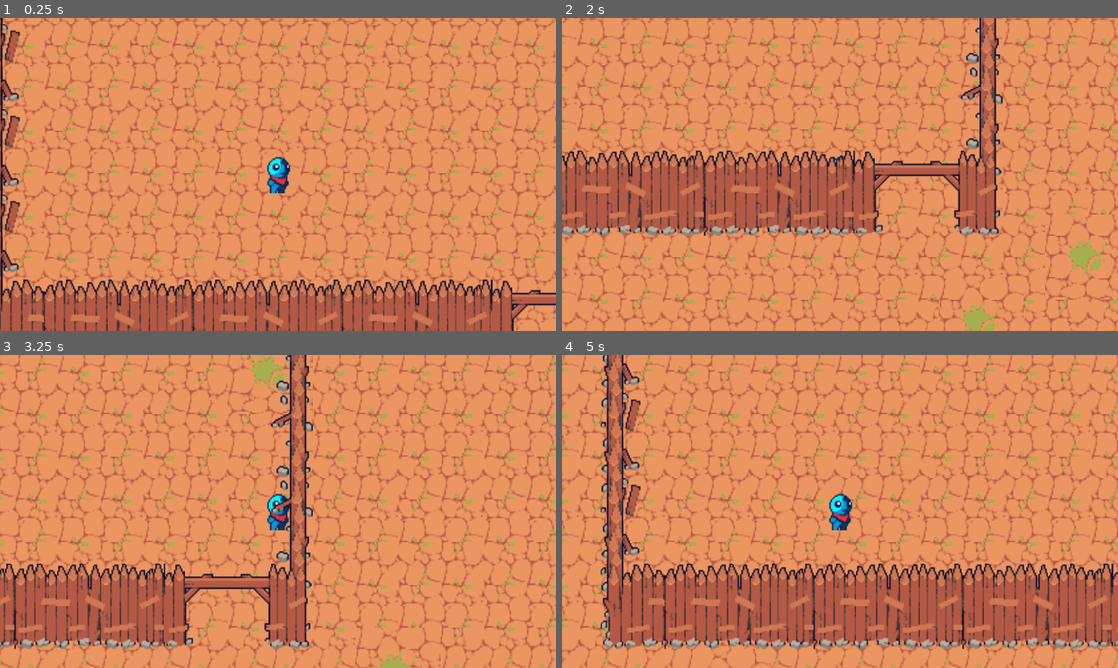
Above: before the commit, frames 1-4 (two rows, left to right).
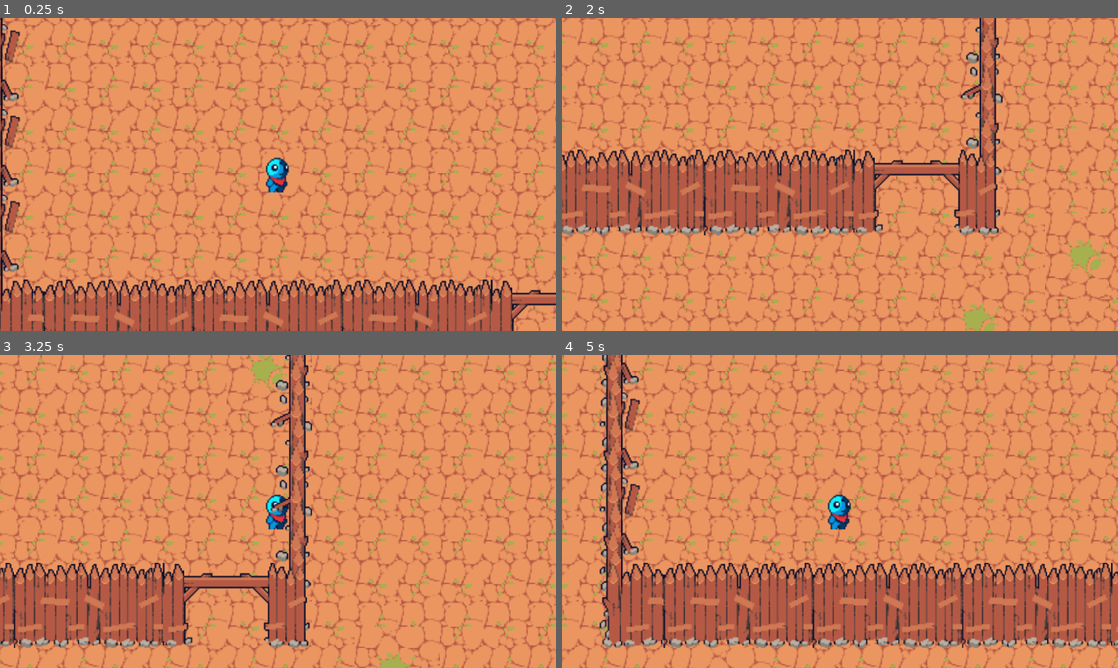
Above: after the commit, the same moments.

Repository: RoguePiranha/Roguelite-Project
Game: Godot game, scene res://Scenes/MainScene.tscn
Two runs of this game, one before a commit and one after it. Both use one fixed random seed, a clock stepped at 60 frames per second and the inputs below.
Inputs:
- Up to frame 1 (0.25 s): no input
- Up to frame 2 (2 s): tap Enter at 0.5 s; hold Right (ui_right) 0.53-1.28 s; hold Down (ui_down) from 1.28 s (still down)
- Up to frame 3 (3.25 s): release Down (ui_down) at 2.03 s; hold Right (ui_right) 2.03-2.78 s; hold Up (ui_up) from 2.78 s (still down)
- Up to frame 4 (5 s): tap Space at 3.5 s; release Up (ui_up) at 3.53 s; hold Left (ui_left) from 3.53 s (still down)

The runs differ from the first frame. In frame 1, 0.3% of the frame differs, in the area x 47-53%, y 44-56%; in frame 2, 4.5%; in frame 3, 11%; in frame 4, 14%, in the area x 0-100%, y 0-100%.

Commit message:
updated UI and added fira code font

Diff:
--- /dev/null
+++ b/Game Files/unnamedroguelike/Assets/LabelSettings/HP_Label.tres
@@ -0,0 +1,8 @@
+[gd_resource type="LabelSettings" load_steps=2 format=3 uid="uid://6a8ty4ieh617"]
+
+[ext_resource type="FontFile" uid="uid://ch1f4c4cvs1uw" path="res://Fonts/FiraCode-Regular.ttf" id="1_iosyc"]
+
+[resource]
+font = ExtResource("1_iosyc")
+font_size = 20
+font_color = Color(0.820775, 0, 0.0685057, 1)
--- /dev/null
+++ b/Game Files/unnamedroguelike/Assets/LabelSettings/MP_Label.tres
@@ -0,0 +1,8 @@
+[gd_resource type="LabelSettings" load_steps=2 format=3 uid="uid://cj2nogx4w6ft6"]
+
+[ext_resource type="FontFile" uid="uid://ch1f4c4cvs1uw" path="res://Fonts/FiraCode-Regular.ttf" id="1_pys4f"]
+
+[resource]
+font = ExtResource("1_pys4f")
+font_size = 20
+font_color = Color(0, 0, 0.729412, 1)
--- /dev/null
+++ b/Game Files/unnamedroguelike/Assets/LabelSettings/inventory_label_settings.tres
@@ -0,0 +1,9 @@
+[gd_resource type="LabelSettings" load_steps=2 format=3 uid="uid://dfr665dtxuhfj"]
+
+[ext_resource type="FontFile" uid="uid://ch1f4c4cvs1uw" path="res://Fonts/FiraCode-Regular.ttf" id="1_4j4vx"]
+
+[resource]
+font = ExtResource("1_4j4vx")
+font_size = 40
+outline_size = 16
+outline_color = Color(0, 0, 0, 1)
--- a/Game Files/unnamedroguelike/Scenes/MainScene.tscn
+++ b/Game Files/unnamedroguelike/Scenes/MainScene.tscn
@@ -342,6 +342,3 @@
 
 [node name="Player" parent="." instance=ExtResource("1_kgkfv")]
 position = Vector2(616, 327)
-
-[node name="Camera2D" type="Camera2D" parent="Player"]
-zoom = Vector2(3.065, 3.065)
--- a/Game Files/unnamedroguelike/Scenes/Player.tscn
+++ b/Game Files/unnamedroguelike/Scenes/Player.tscn
@@ -1,22 +1,57 @@
-[gd_scene load_steps=5 format=3 uid="uid://dji34oggkb8b1"]
+[gd_scene load_steps=9 format=3 uid="uid://dji34oggkb8b1"]
 
 [ext_resource type="Script" path="res://Scripts/player.gd" id="1_hldmp"]
-[ext_resource type="Texture2D" uid="uid://1fvfnut5xwsh" path="res://Assets/PC Dude_Monster/Dude_Monster.png" id="2_18tj2"]
-
-[sub_resource type="AtlasTexture" id="AtlasTexture_awbsm"]
-atlas = ExtResource("2_18tj2")
-region = Rect2(4, 4, 22, 29)
+[ext_resource type="Texture2D" uid="uid://bfyb8qjcf1hln" path="res://Assets/PC Dude_Monster/Dude_Monster_Idle_4.png" id="3_kofja"]
 
 [sub_resource type="RectangleShape2D" id="RectangleShape2D_xqer4"]
 size = Vector2(19, 7)
 
+[sub_resource type="AtlasTexture" id="AtlasTexture_6e23t"]
+atlas = ExtResource("3_kofja")
+region = Rect2(0, 5, 32, 27)
+
+[sub_resource type="AtlasTexture" id="AtlasTexture_46i0l"]
+atlas = ExtResource("3_kofja")
+region = Rect2(32, 5, 32, 27)
+
+[sub_resource type="AtlasTexture" id="AtlasTexture_rxos5"]
+atlas = ExtResource("3_kofja")
+region = Rect2(64, 5, 32, 27)
+
+[sub_resource type="AtlasTexture" id="AtlasTexture_y2ul3"]
+atlas = ExtResource("3_kofja")
+region = Rect2(96, 5, 32, 27)
+
+[sub_resource type="SpriteFrames" id="SpriteFrames_jwjrq"]
+animations = [{
+"frames": [{
+"duration": 1.0,
+"texture": SubResource("AtlasTexture_6e23t")
+}, {
+"duration": 1.0,
+"texture": SubResource("AtlasTexture_46i0l")
+}, {
+"duration": 1.0,
+"texture": SubResource("AtlasTexture_rxos5")
+}, {
+"duration": 1.0,
+"texture": SubResource("AtlasTexture_y2ul3")
+}],
+"loop": true,
+"name": &"new_animation",
+"speed": 5.0
+}]
+
 [node name="Player" type="CharacterBody2D"]
 script = ExtResource("1_hldmp")
 
-[node name="Sprite2D" type="Sprite2D" parent="."]
-position = Vector2(0, -0.5)
-texture = SubResource("AtlasTexture_awbsm")
+[node name="CollisionShape2D" type="CollisionShape2D" parent="."]
+position = Vector2(0, 10)
+shape = SubResource("RectangleShape2D_xqer4")
 
-[node name="CollisionShape2D" type="CollisionShape2D" parent="."]
-position = Vector2(0.5, 10.5)
-shape = SubResource("RectangleShape2D_xqer4")
+[node name="Camera2D" type="Camera2D" parent="."]
+zoom = Vector2(3.065, 3.065)
+
+[node name="IdleAnimation" type="AnimatedSprite2D" parent="."]
+sprite_frames = SubResource("SpriteFrames_jwjrq")
+animation = &"new_animation"
--- /dev/null
+++ b/Game Files/unnamedroguelike/UI/UserInterface.tscn
@@ -0,0 +1,118 @@
+[gd_scene load_steps=6 format=3 uid="uid://bh6tt3jwpkrcs"]
+
+[ext_resource type="LabelSettings" uid="uid://6a8ty4ieh617" path="res://Assets/LabelSettings/HP_Label.tres" id="1_jlpcb"]
+[ext_resource type="LabelSettings" uid="uid://cj2nogx4w6ft6" path="res://Assets/LabelSettings/MP_Label.tres" id="2_2n0yi"]
+[ext_resource type="Texture2D" uid="uid://k053v8rh5a1c" path="res://Assets/Tile Set/Inventory/inventorySlot.png" id="3_j41gt"]
+[ext_resource type="LabelSettings" uid="uid://dfr665dtxuhfj" path="res://Assets/LabelSettings/inventory_label_settings.tres" id="4_w4rin"]
+[ext_resource type="PackedScene" uid="uid://dqptnvvi8ihqu" path="res://UI/miniMap.tscn" id="5_3pfgv"]
+
+[node name="UserInterface" type="Control"]
+layout_mode = 3
+anchors_preset = 15
+anchor_right = 1.0
+anchor_bottom = 1.0
+grow_horizontal = 2
+grow_vertical = 2
+
+[node name="HPBar" type="ProgressBar" parent="."]
+layout_mode = 1
+offset_left = 47.0
+offset_top = 5.0
+offset_right = 447.0
+offset_bottom = 25.0
+step = 1.0
+value = 100.0
+show_percentage = false
+
+[node name="Label" type="Label" parent="HPBar"]
+layout_mode = 0
+offset_left = -26.0
+offset_top = -2.0
+offset_right = 14.0
+offset_bottom = 21.0
+text = "HP"
+label_settings = ExtResource("1_jlpcb")
+
+[node name="MPBar" type="ProgressBar" parent="."]
+layout_mode = 1
+offset_left = 47.0
+offset_top = 30.0
+offset_right = 447.0
+offset_bottom = 50.0
+step = 1.0
+value = 100.0
+show_percentage = false
+
+[node name="Label2" type="Label" parent="MPBar"]
+layout_mode = 0
+offset_left = -26.0
+offset_top = -2.0
+offset_right = 14.0
+offset_bottom = 21.0
+text = "MP"
+label_settings = ExtResource("2_2n0yi")
+
+[node name="ItemSlotsContainer" type="HBoxContainer" parent="."]
+layout_mode = 1
+anchors_preset = 3
+anchor_left = 1.0
+anchor_top = 1.0
+anchor_right = 1.0
+anchor_bottom = 1.0
+offset_left = -272.0
+offset_top = -100.0
+offset_right = 324.0
+offset_bottom = 96.0
+grow_horizontal = 0
+grow_vertical = 0
+scale = Vector2(0.430388, 0.430388)
+
+[node name="TextureRect" type="TextureRect" parent="ItemSlotsContainer"]
+layout_mode = 2
+texture = ExtResource("3_j41gt")
+
+[node name="Label" type="Label" parent="ItemSlotsContainer/TextureRect"]
+layout_mode = 0
+offset_left = 74.3516
+offset_top = 155.673
+offset_right = 114.352
+offset_bottom = 205.673
+text = "1"
+label_settings = ExtResource("4_w4rin")
+horizontal_alignment = 1
+
+[node name="TextureRect2" type="TextureRect" parent="ItemSlotsContainer"]
+layout_mode = 2
+texture = ExtResource("3_j41gt")
+
+[node name="Label2" type="Label" parent="ItemSlotsContainer/TextureRect2"]
+layout_mode = 0
+offset_left = 78.8184
+offset_top = 155.673
+offset_right = 118.818
+offset_bottom = 205.673
+text = "2"
+label_settings = ExtResource("4_w4rin")
+horizontal_alignment = 1
+
+[node name="TextureRect3" type="TextureRect" parent="ItemSlotsContainer"]
+layout_mode = 2
+texture = ExtResource("3_j41gt")
+
+[node name="Label3" type="Label" parent="ItemSlotsContainer/TextureRect3"]
+layout_mode = 0
+offset_left = 83.285
+offset_top = 155.673
+offset_right = 123.285
+offset_bottom = 205.673
+text = "3"
+label_settings = ExtResource("4_w4rin")
+horizontal_alignment = 1
+
+[node name="SubViewportContainer" parent="." instance=ExtResource("5_3pfgv")]
+layout_mode = 1
+offset_left = -176.0
+offset_top = 16.0
+offset_right = 24.0001
+offset_bottom = 216.0
+scale = Vector2(0.784742, 0.784742)
--- /dev/null
+++ b/Game Files/unnamedroguelike/UI/miniMap.tscn
@@ -0,0 +1,20 @@
+[gd_scene format=3 uid="uid://dqptnvvi8ihqu"]
+
+[node name="SubViewportContainer" type="SubViewportContainer"]
+z_index = 1
+anchors_preset = 1
+anchor_left = 1.0
+anchor_right = 1.0
+offset_left = 125.0
+offset_top = -113.0
+offset_right = 325.0
+offset_bottom = 87.0
+grow_horizontal = 0
+scale = Vector2(0.392395, 0.392395)
+
+[node name="SubViewport" type="SubViewport" parent="."]
+handle_input_locally = false
+size = Vector2i(200, 200)
+render_target_update_mode = 4
+
+[node name="miniMapCamera" type="Camera2D" parent="SubViewport"]
Binary file added: Game Files/unnamedroguelike/Assets/Tile Set/Inventory/inventorySlot.png
Not shown, added: Game Files/unnamedroguelike/Assets/Tile Set/Inventory/inventorySlot.png.import
Binary file added: Game Files/unnamedroguelike/Assets/map/map_border.png
Not shown, added: Game Files/unnamedroguelike/Assets/map/map_border.png.import
Binary file added: Game Files/unnamedroguelike/Fonts/FiraCode-Regular.ttf
Not shown, added: Game Files/unnamedroguelike/Fonts/FiraCode-Regular.ttf.import
